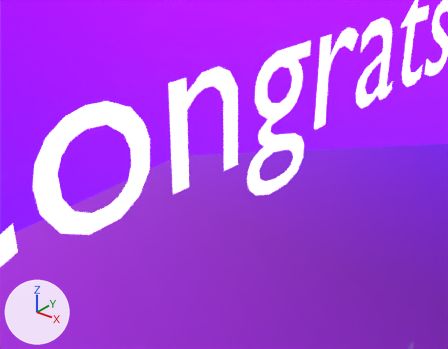
The glTF model example/assets/escaperoom.glb: old version first, new version second.
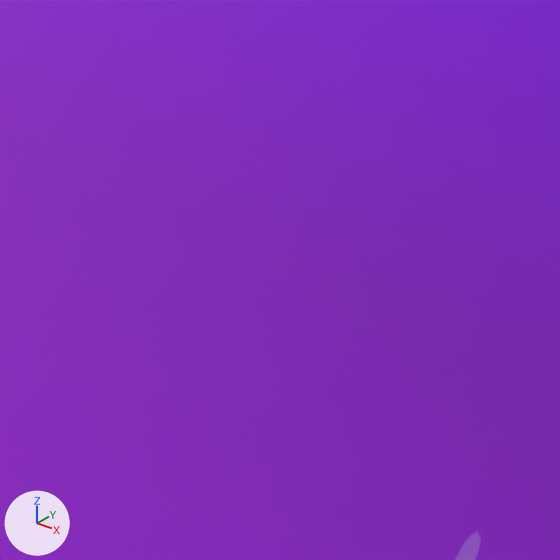
Each version appears first from a 50 mm camera at (52.29, -3.19, 11.69) aimed at (49.17, 0.71, 9.27), and next in a close-up on the part from 66% to 97% of the width and 61% to 100% of the height. The lights are fixed; the arrows at lower left show +X, +Y and +Z. Where no turn or scale is listed for an object, it has been applied to the vertices.

Names of what the first close-up shows: 'otherworld'.
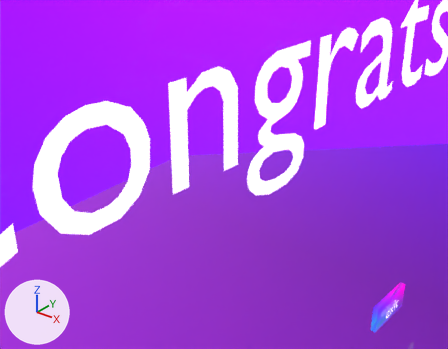
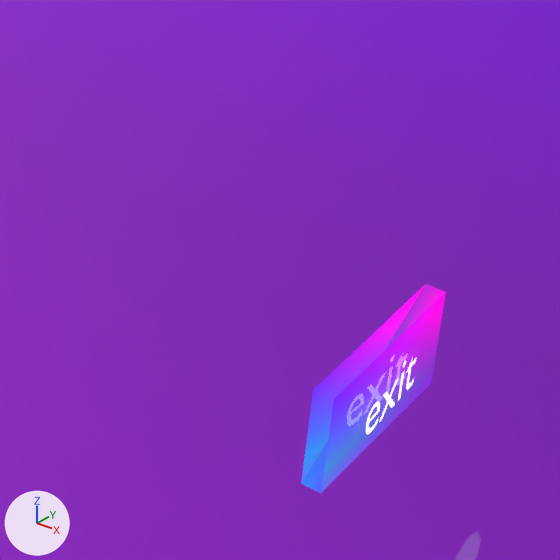
Commit message: main: work in progress [might break]

Pixel boxes [x1, y1, x2, y2] of what changed, in the close-ups (560 x 560 px):
```json
{"object": "btn_A.001", "change": "added", "after": [301, 284, 446, 493]}
{"object": "Text.002", "change": "added", "after": [366, 357, 417, 434]}
```

Scene script edits in JSON lines:
```json
{"op": "add", "block": "mat_vaporgradient_002", "code": ["mat_vaporgradient_002 = bpy.data.materials.new('vaporgradient.002')", "# uses the picture img_colors"]}
{"op": "add", "block": "me_text_014", "code": ["me_text_014 = bpy.data.meshes.new('Text.014')", "me_text_014.from_pydata(...)  # 221 vertices, 213 faces; spans x 0.0, y 0.007..0.252, z -0.001..0.105", "me_text_014.materials.append(mat_white)  # white #ffffff"]}
{"op": "add", "block": "me_plane_001", "code": ["me_plane_001 = bpy.data.meshes.new('Plane.001')", "me_plane_001.from_pydata(...)  # 8 vertices, 8 faces; spans x -0.014..0.057, y -0.294..0.206, z -0.11..0.136", "me_plane_001.materials.append(mat_vaporgradient_002)"]}
{"op": "add", "block": "ob_text_002", "code": ["ob_text_002 = bpy.data.objects.new('Text.002', me_text_014)", "ob_text_002.location = (50.672, 1.098, 8.164)"]}
{"op": "add", "block": "ob_btn_a_001", "code": ["ob_btn_a_001 = bpy.data.objects.new('btn_A.001', me_plane_001)", "ob_btn_a_001.location = (50.611, 1.274, 8.198)"]}
```
